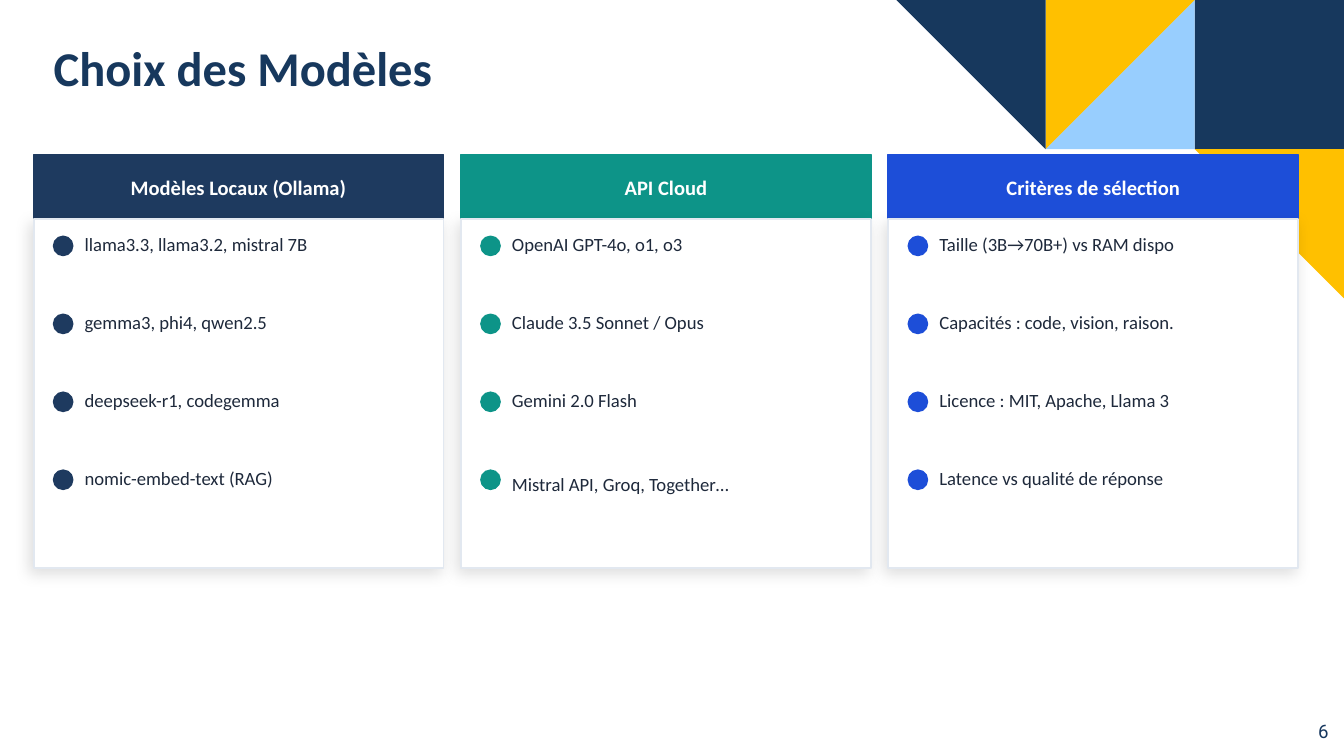
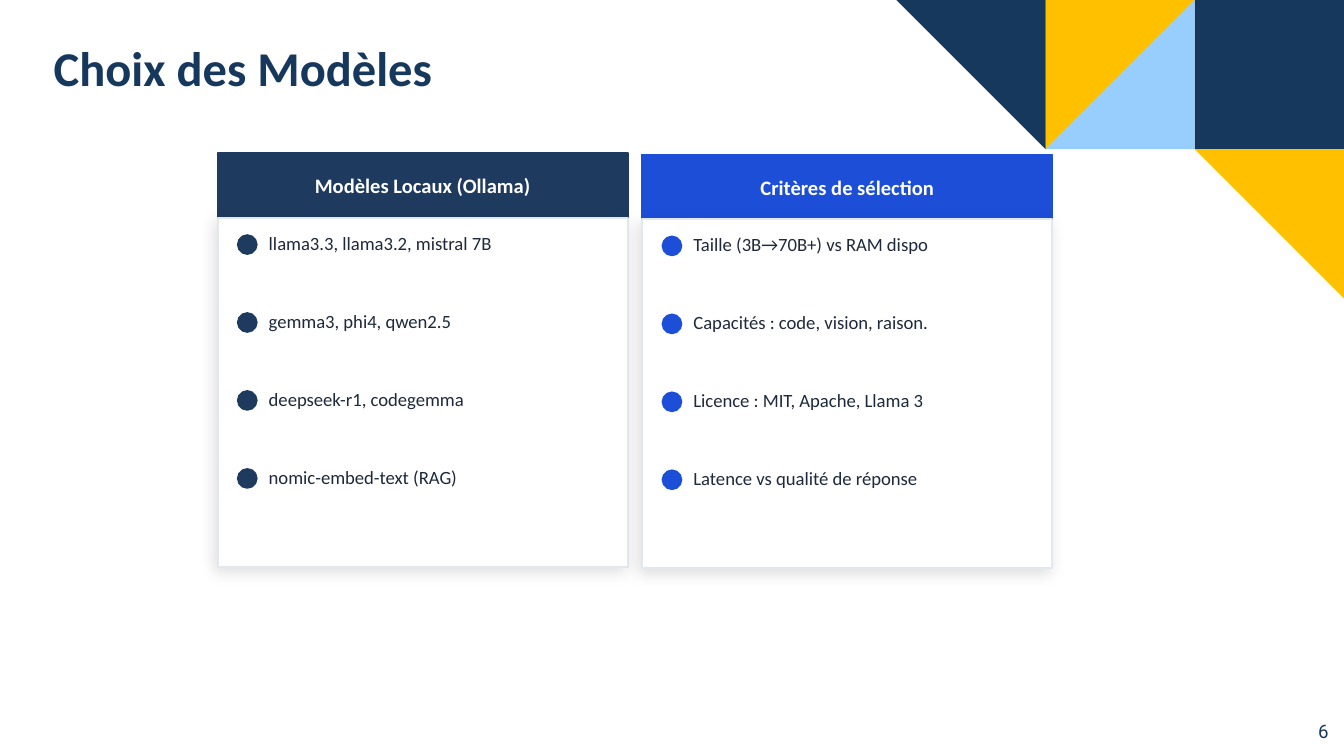
Before and after one commit to DiiageCUCDB/Open-WebUI, a slide deck: slide 6 of open-webui-diiage.potx. Drawn at 1344x756 pixels with LibreOffice and Linux fonts; fonts in the diff are those of the drawing; background and template pictures are left out. Boxes give left, top, right and bottom in pixels: in the first picture for what was removed or moved away, otherwise in the second. Text is boxed around its words. In the diff, an @@ line names an element or a change of style, - is before the commit and + after.

```diff
--- a/open-webui-diiage.potx
+++ b/open-webui-diiage.potx
@@ rectangle removed at (461,155,871,219) @@
@@ text removed at (625,180,707,195) @@
-API Cloud
@@ 5 texts, 4 ellipses, 2 rectangles: place and size @@
-5 texts, 4 ellipses, 2 rectangles at (34,155,444,569)
+5 texts, 4 ellipses, 2 rectangles at (218,153,628,567)
@@ ellipse removed at (481,237,500,255) @@
@@ text removed at (512,239,682,254) @@
-OpenAI GPT-4o, o1, o3
@@ rectangle: place and size @@
-rectangle at (461,219,871,569)
+rectangle at (642,219,1052,569)
@@ rectangle removed at (888,219,1298,569) @@
@@ ellipse removed at (481,314,500,333) @@
@@ text removed at (512,316,704,332) @@
-Claude 3.5 Sonnet / Opus
@@ ellipse removed at (481,392,500,411) @@
@@ text removed at (512,394,637,407) @@
-Gemini 2.0 Flash
@@ ellipse removed at (481,470,500,489) @@
@@ text removed at (512,478,729,494) @@
-Mistral API, Groq, Together…
@@ 5 texts, 4 ellipses, 1 rectangle: place and size @@
-5 texts, 4 ellipses, 1 rectangle at (888,155,1298,489)
+5 texts, 4 ellipses, 1 rectangle at (642,155,1052,489)
```
Also in this commit, not shown: 4 other slides changed, 1 other file.
